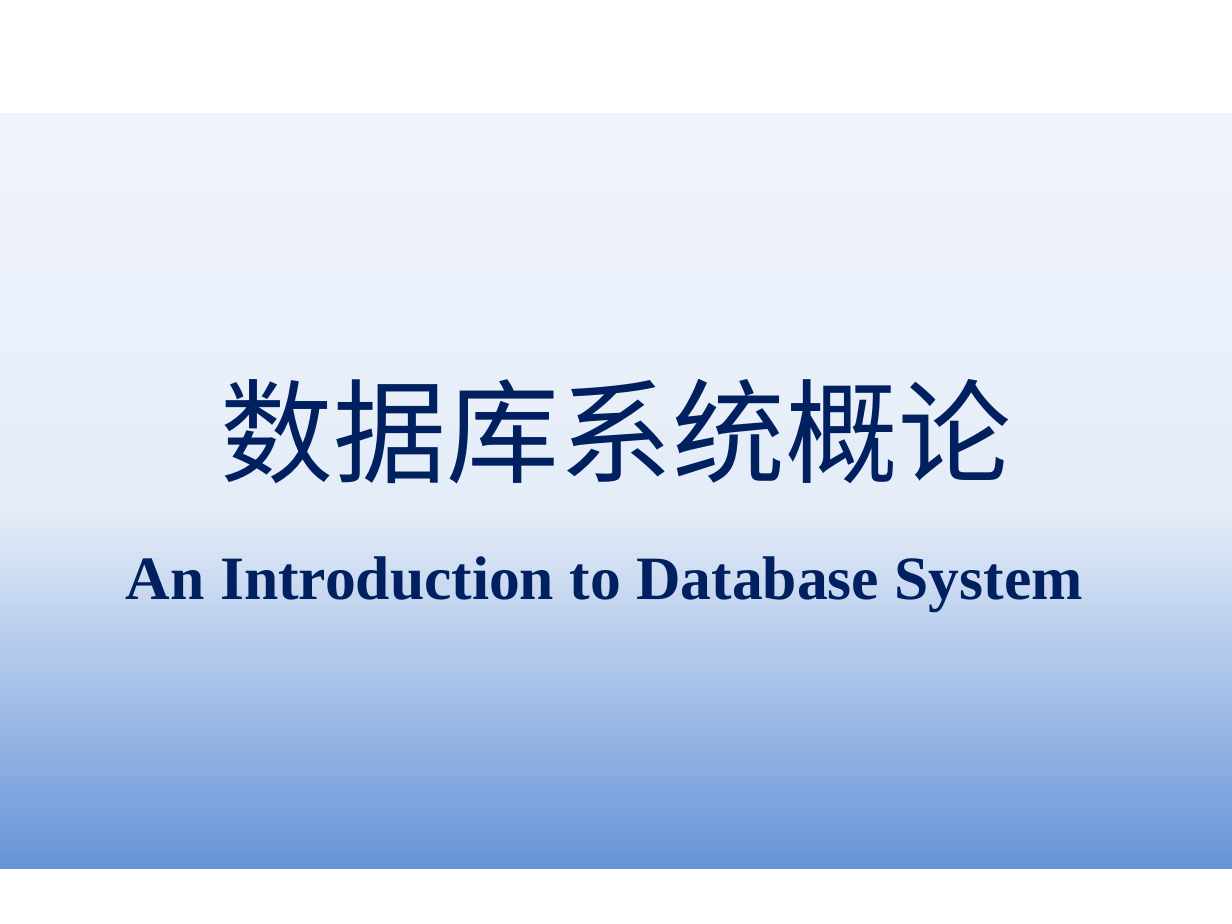
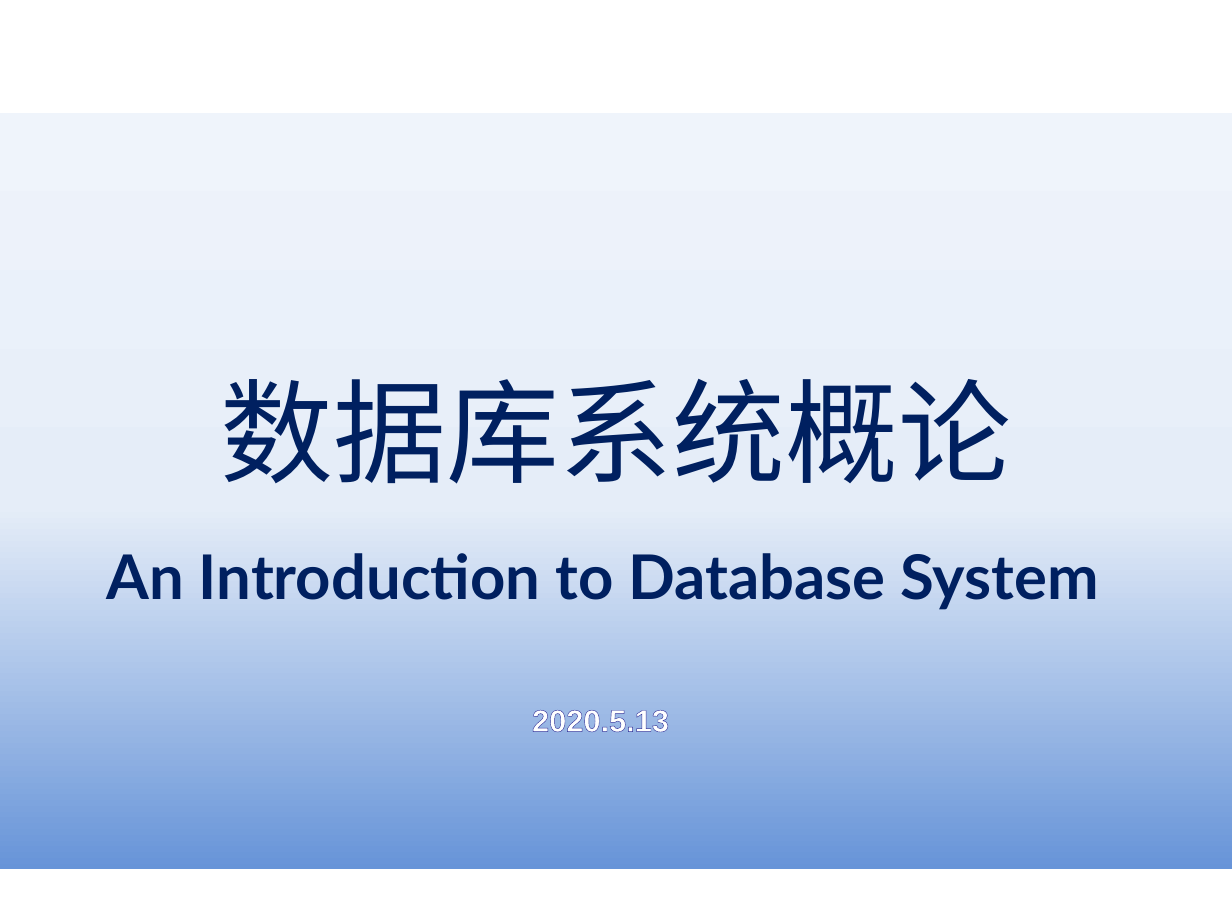
Before and after one commit to HBU/DataBase, a slide deck: slide 1 of PPT/PPT2020/DB期末复习.pptx. Drawn at 1232x924 pixels with LibreOffice and Linux fonts; fonts in the diff are those of the drawing; background and template pictures are left out. Boxes give left, top, right and bottom in pixels: in the first picture for what was removed or moved away, otherwise in the second. Text is boxed around its words. In the diff, an @@ line names an element or a change of style, - is before the commit and + after.

```diff
--- a/PPT/PPT2020/DB期末复习.pptx
+++ b/PPT/PPT2020/DB期末复习.pptx
@@ text in rectangle at bbox=[107, 553, 1099, 610]: font Times New Roman to Lato in "An Introduction to Database System" @@
@@ text added at bbox=[532, 710, 669, 732], 18 pt, text #FFFFFF, bold @@
+2020.5.13
```
Also in this commit, not shown: 1 other slide changed, 8 slides added, 27 slides removed, 5 other files.
